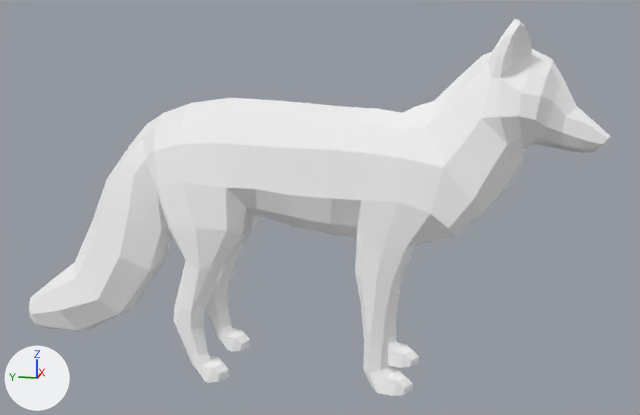
The glTF model fox.gltf: old version first, new version second.
Both versions are drawn from a 50 mm lens placed at (-9.09, 1.69, 5.3), pointed at (0.04, 3.51, 3.02). Every picture has the same lights, and +X, +Y and +Z are marked at lower left. Where no turn or scale is listed for an object, it has been applied to the vertices.

In view in the first picture: 'Fox_Mesh'.
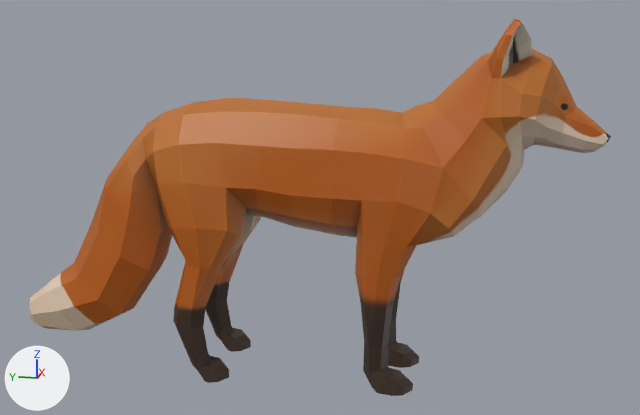
What the commit changed:
Picture 'Fox_BaseColor' (img_fox_basecolor) is new.
In material 'Fox_Mat' (mat_fox_mat), base_color is no longer (1.0, 1.0, 1.0), white #ffffff.
In material 'Fox_Mat' (mat_fox_mat), metallic goes from 1.0 to 0.0.
In material 'Fox_Mat' (mat_fox_mat), roughness goes from 1.0 to 0.5.
In material 'Fox_Mat' (mat_fox_mat), texture is now set to img_fox_basecolor.

What differs and where, as boxes [x1, y1, x2, y2] in the pictures (640 x 415 px):
'Fox_Mesh', surface changed (white to brown)
    both: [29, 19, 611, 396]
